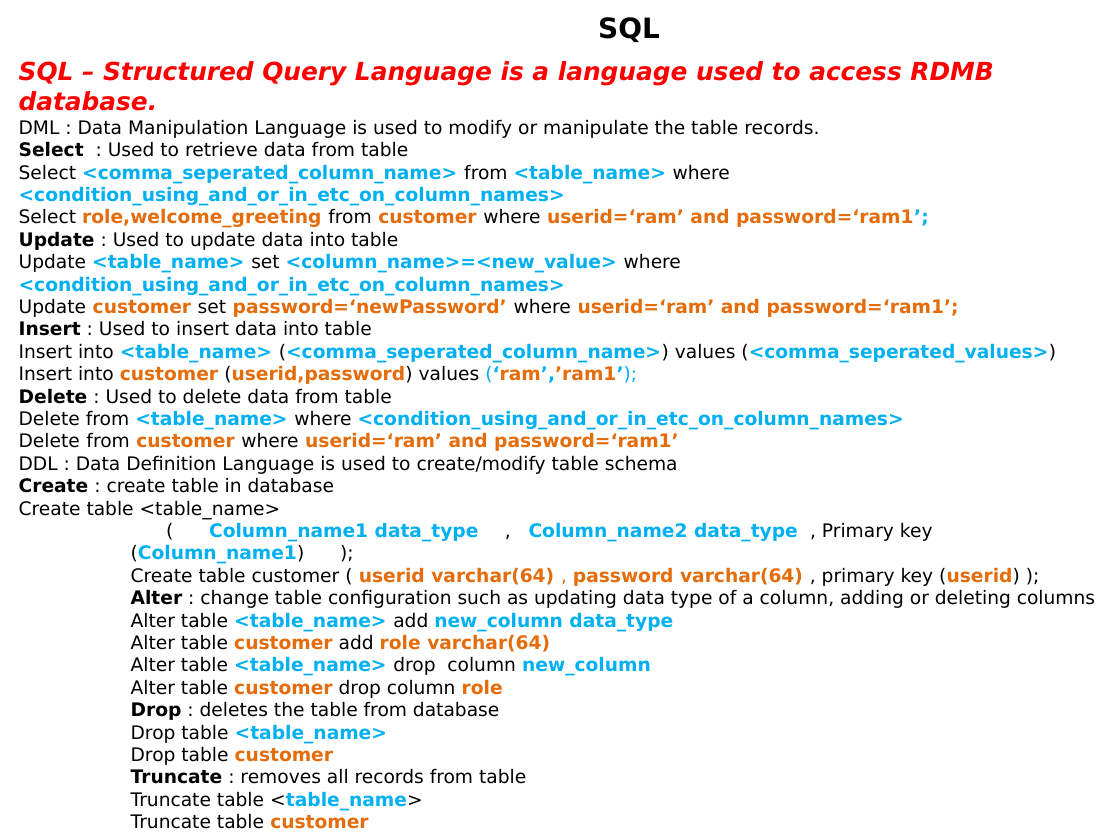
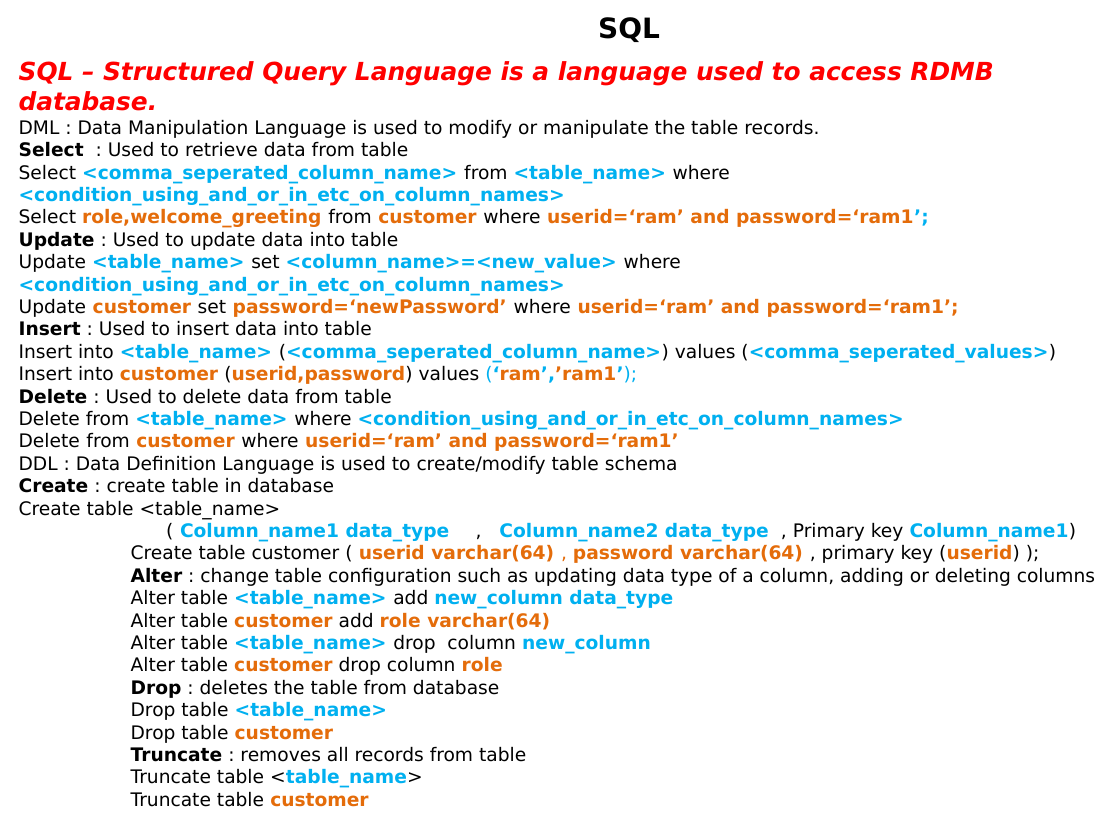
Before and after one commit to thinkcodegravity/nov24jee, a slide deck: slide 43 of JEE_st.pptx. Drawn at 1120x840 pixels with LibreOffice and Linux fonts; fonts in the diff are those of the drawing. Boxes give left, top, right and bottom in pixels: in the first picture for what was removed or moved away, otherwise in the second. Text is boxed around its words. In the diff, an @@ line names an element or a change of style, - is before the commit and + after.

```diff
--- a/JEE_st.pptx
+++ b/JEE_st.pptx
@@ text at box(180, 522, 1077, 542): text changed @@
-    ( Column_name1 data_type , Column_name2 data_type , Primary key (Column_name1) );
+    ( Column_name1 data_type , Column_name2 data_type , Primary key Column_name1)
```
Also in this commit, not shown: 1 other file.
